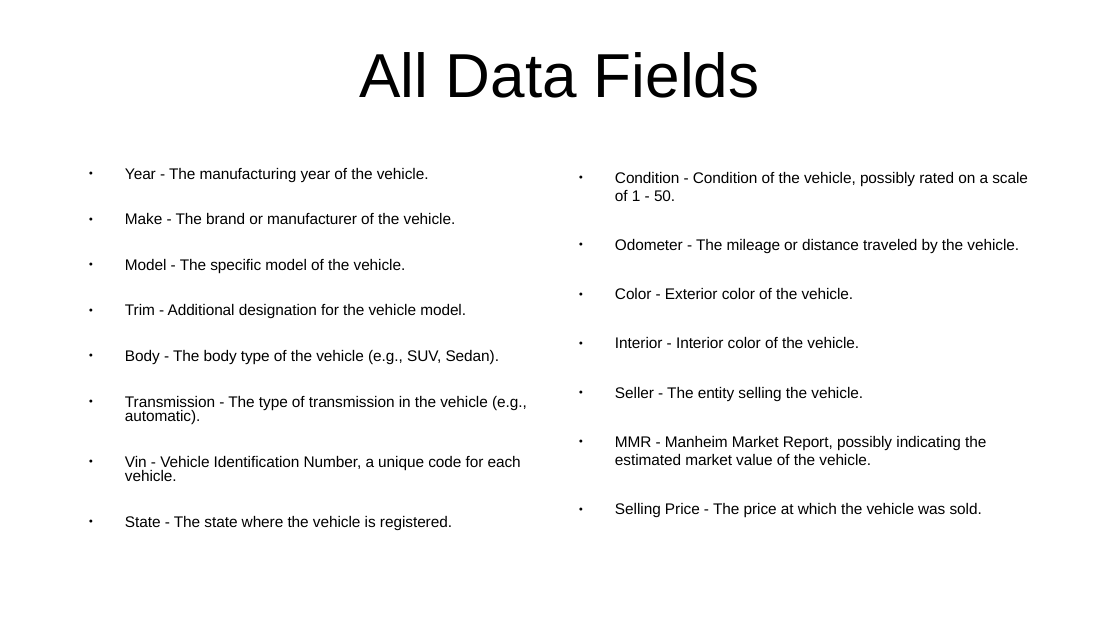
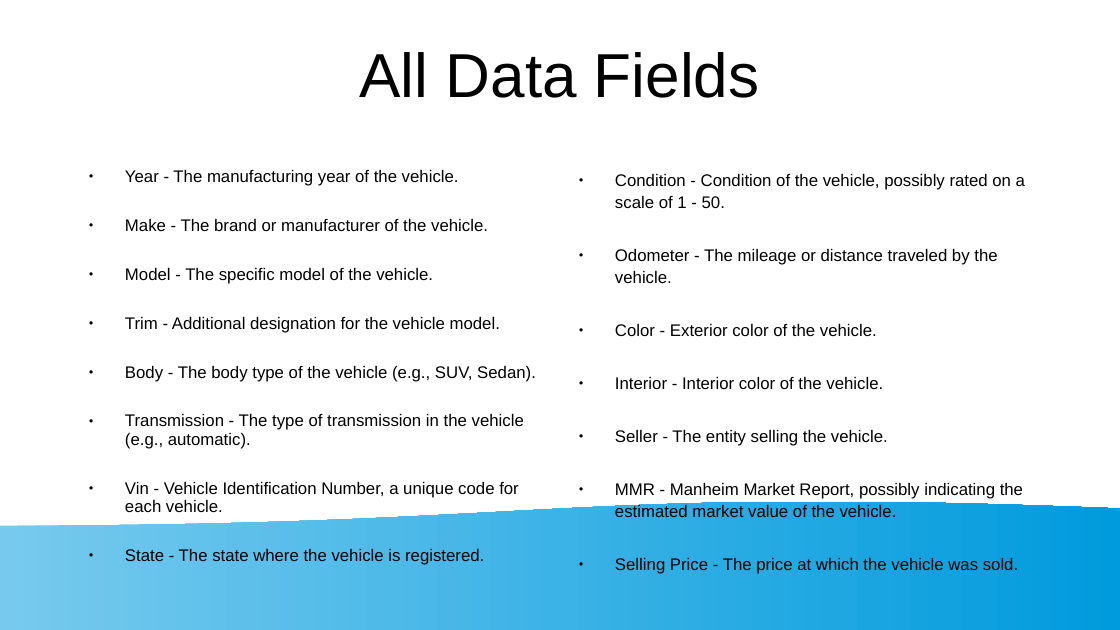
Before and after one commit to sbowler/project-one, a slide deck: slide 16 of presentations/project1_presentation.pptx (slide 15 before the commit). Drawn at 1120x630 pixels with LibreOffice and Linux fonts; fonts in the diff are those of the drawing. Boxes give left, top, right and bottom in pixels: in the first picture for what was removed or moved away, otherwise in the second. Text is boxed around its words. In the diff, an @@ line names an element or a change of style, - is before the commit and + after.

```diff
--- a/presentations/project1_presentation.pptx
+++ b/presentations/project1_presentation.pptx
@@ text "Year - The manufacturing year ..." at [125, 169, 536, 565]: size 10.8 to 11.9 pt; line spacing 0.8 to 0.9 @@
@@ text "Condition - Condition of the ..." at [615, 173, 1025, 574]: size 10.8 to 11.9 pt; line spacing 1 to 1.1 @@
@@ flow chart document added at [0, 500, 1120, 630], fill gradient #77CAEE to #75C9EE to #73C9ED to #71C8ED to #6FC7ED to #6EC6ED @@
```
Also in this commit, not shown: 14 other slides changed, 1 slide added.
